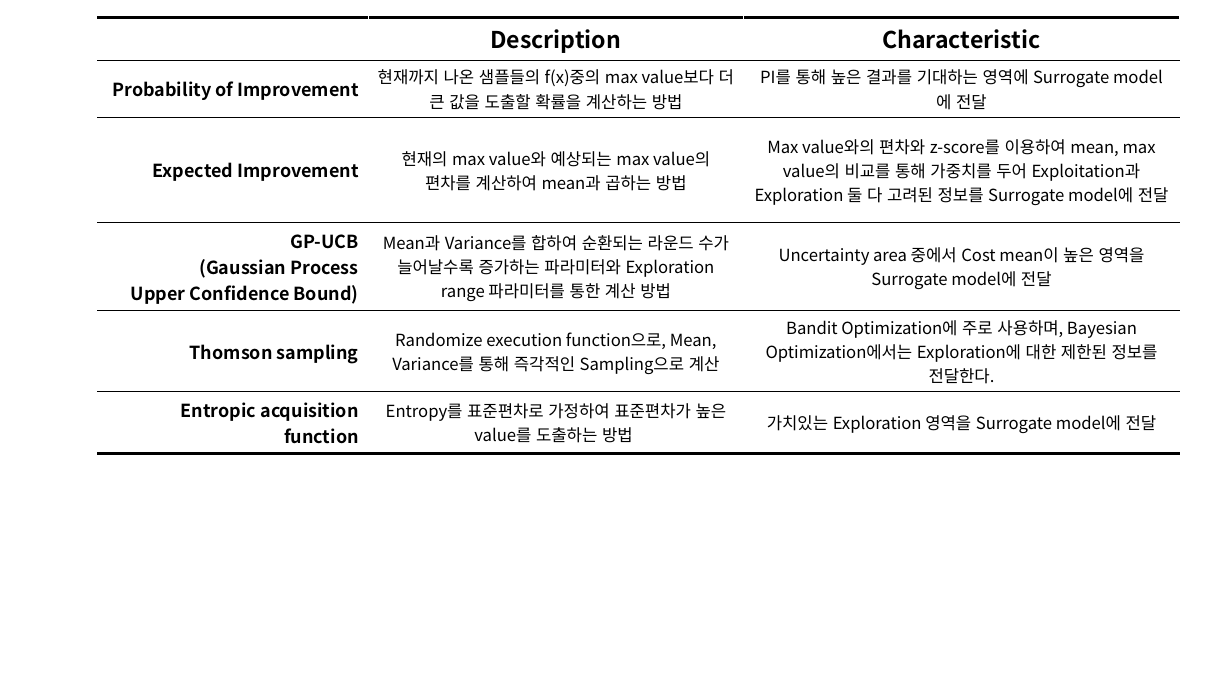
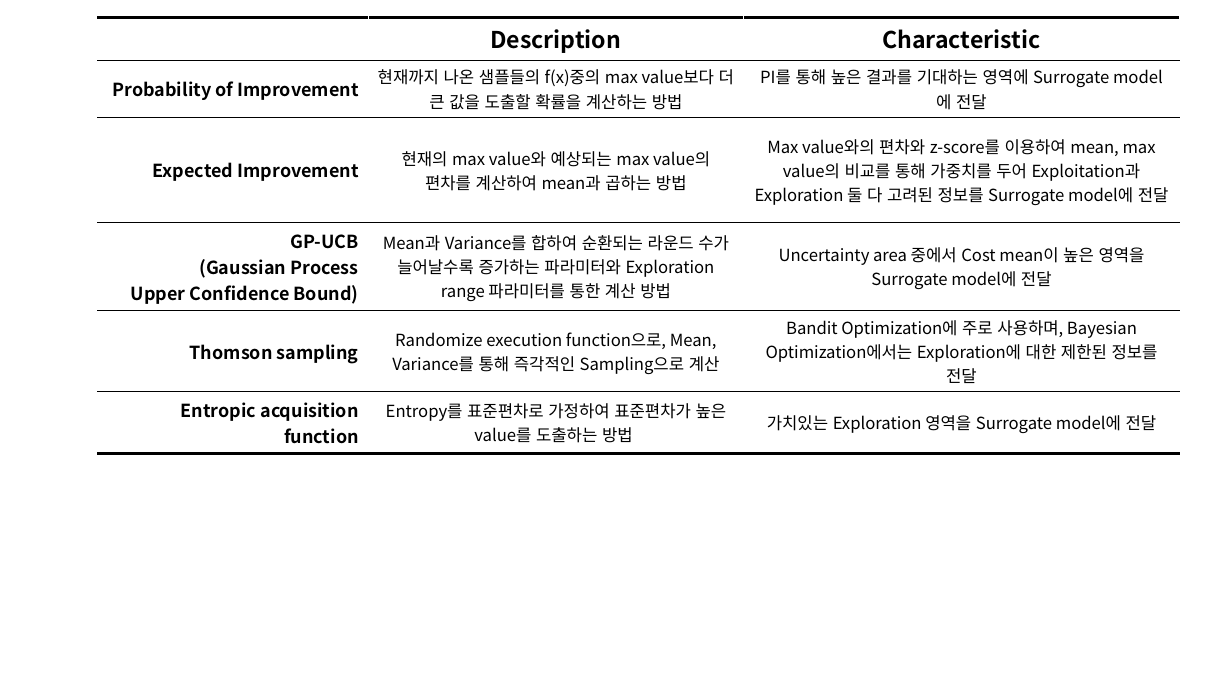
Before and after one commit to SimonWithWoogi/MnS_Papers, a slide deck: slide 4 of Temp/리포트 피규어용.pptx. Drawn at 1232x693 pixels with LibreOffice and Linux fonts; fonts in the diff are those of the drawing. Boxes give left, top, right and bottom in pixels: in the first picture for what was removed or moved away, otherwise in the second. Text is boxed around its words. In the diff, an @@ line names an element or a change of style, - is before the commit and + after.

```diff
--- a/Temp/리포트 피규어용.pptx
+++ b/Temp/리포트 피규어용.pptx
@@ table at [97, 18, 1179, 448] @@
-row 5, column 3: Bandit Optimization에 주로 사용하며, Bayesian Optimization에서는 Exploration에 대한 제한된 정보를 전달한다.
+row 5, column 3: Bandit Optimization에 주로 사용하며, Bayesian Optimization에서는 Exploration에 대한 제한된 정보를 전달
```
Also in this commit, not shown: 1 slide added, 1 other file.
